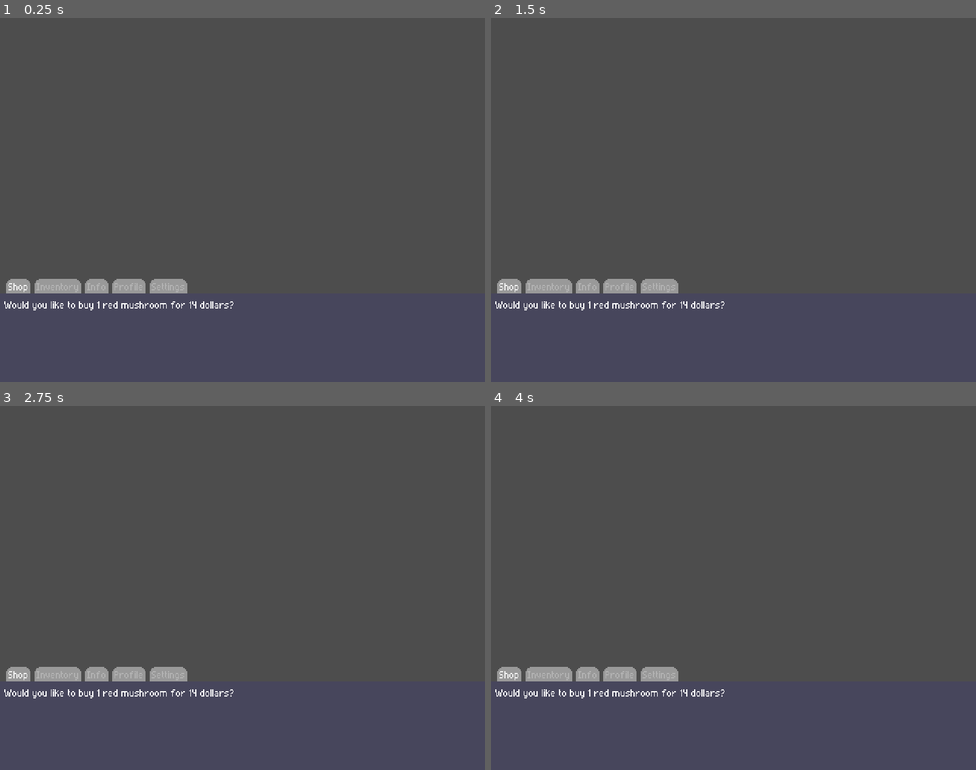
Above: before the commit, frames 1-4 (two rows, left to right).
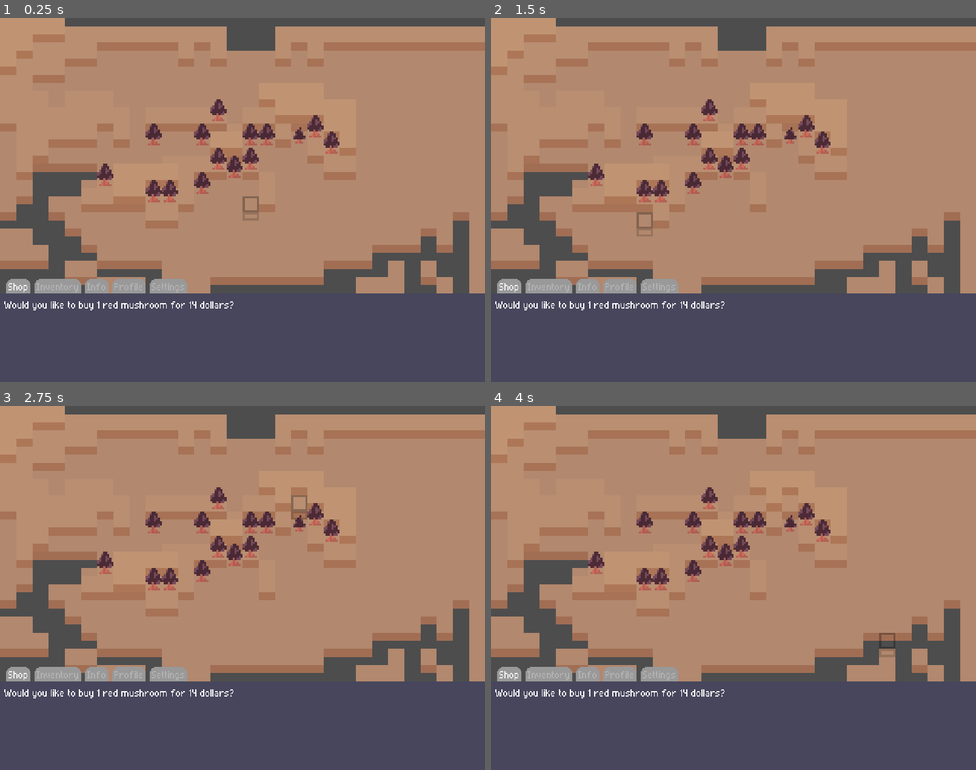
Above: after the commit, the same moments.

Repository: UHSGDC/Mushroom-Market
Game: Godot game, scene res://Main.tscn
The game is run twice, just before and just after one commit, with the same random seed, the same clock (stepped at 60 frames per second) and the same inputs.
Inputs (mouse positions are in pixels of both pictures, inside the frame that each line leads up to):
- Up to frame 1 (0.25 s): no input
- Up to frame 2 (1.5 s): tap Enter at 0.5 s; move the mouse to (840, 181) at 0.52 s; click (840, 181) at 0.6 s; right-click (840, 181) at 0.8 s; tap Space at 1.25 s; move the mouse to (636, 218) at 1.27 s; right-click (636, 218) at 1.35 s
- Up to frame 3 (2.75 s): click (145, 606) at 1.55 s; tap Enter at 2 s; move the mouse to (291, 507) at 2.02 s; click (291, 507) at 2.1 s; right-click (291, 507) at 2.3 s
- Up to frame 4 (4 s): tap Space at 2.75 s; move the mouse to (709, 660) at 2.77 s; right-click (709, 660) at 2.85 s; click (709, 660) at 3.05 s; tap Enter at 3.5 s; move the mouse to (879, 642) at 3.52 s; click (879, 642) at 3.6 s; right-click (879, 642) at 3.8 s

The runs differ from the first frame. In frame 1, 66% of the frame differs, in the area x 0-100%, y 0-76%; in frame 2, 66%; in frame 3, 66%; in frame 4, 66%.

Commit message:
Implemented inventory + working on tile placement

Diff:
--- a/Mushroom Market/Main.tscn
+++ b/Mushroom Market/Main.tscn
@@ -1,7 +1,7 @@
 [gd_scene load_steps=3 format=3 uid="uid://dt7wrchnkcgg7"]
 
-[ext_resource type="PackedScene" uid="uid://bs0h5lcmuv6fl" path="res://scenes/garden.tscn" id="1_w66gk"]
-[ext_resource type="PackedScene" uid="uid://cm8ygqjm7d1v0" path="res://scenes/Menus.tscn" id="2_mn65f"]
+[ext_resource type="PackedScene" uid="uid://b1r0b3dau4ln3" path="res://scenes/garden.tscn" id="1_w66gk"]
+[ext_resource type="PackedScene" uid="uid://cm8ygqjm7d1v0" path="res://scenes/menus.tscn" id="2_mn65f"]
 
 [node name="Main" type="Node"]
 
--- a/Mushroom Market/Scenes/Garden.tscn
+++ b/Mushroom Market/Scenes/Garden.tscn
@@ -1,25 +1,7 @@
-[gd_scene load_steps=7 format=3 uid="uid://bs0h5lcmuv6fl"]
+[gd_scene load_steps=3 format=3 uid="uid://b1r0b3dau4ln3"]
 
-[ext_resource type="Texture2D" uid="uid://d24o8itrjvslv" path="res://art/tile test.png" id="1_p71dd"]
-[ext_resource type="Texture2D" uid="uid://dirlr3k260oyk" path="res://art/mushroomtest.png" id="2_2rgho"]
-[ext_resource type="Script" path="res://scripts/tile_checker.gd" id="3_shgav"]
-
-[sub_resource type="TileSetAtlasSource" id="TileSetAtlasSource_rh562"]
-texture = ExtResource("1_p71dd")
-texture_region_size = Vector2i(8, 12)
-0:0/0 = 0
-0:0/0/texture_origin = Vector2i(0, -2)
-
-[sub_resource type="TileSetAtlasSource" id="TileSetAtlasSource_qeyjd"]
-texture = ExtResource("2_2rgho")
-texture_region_size = Vector2i(8, 12)
-0:0/0 = 0
-0:0/0/texture_origin = Vector2i(0, -2)
-
-[sub_resource type="TileSet" id="TileSet_aup41"]
-tile_size = Vector2i(8, 8)
-sources/3 = SubResource("TileSetAtlasSource_rh562")
-sources/4 = SubResource("TileSetAtlasSource_qeyjd")
+[ext_resource type="TileSet" uid="uid://cp5qk6fenyhap" path="res://garden_tileset.tres" id="1_tgygg"]
+[ext_resource type="Script" path="res://scripts/tile_manager.gd" id="3_83euq"]
 
 [node name="Garden" type="Node2D"]
 texture_filter = 1
@@ -27,38 +9,42 @@
 
 [node name="Layer1" type="TileMap" parent="."]
 modulate = Color(0.929412, 0.921569, 0.960784, 1)
-tile_set = SubResource("TileSet_aup41")
+tile_set = ExtResource("1_tgygg")
 cell_quadrant_size = 8
 format = 2
-layer_0/tile_data = PackedInt32Array(131072, 3, 0, 196608, 3 …(1173 unchanged characters)… 8761, 3, 0, 524297, 3, 0, 589833, 3, 0, 655369, 3, 0, 720905, 3, 0, 786441, 3, 0, 131082, 3, 0, 196618, 3, 0, 262154, 3, 0, 327690, 3, 0, 393226, 3, 0, 458762, 3, 0, 524298, 3, 0, 589834, 3, 0, 655370, 3, 0, 720906, 3, 0, 786442, 3, 0, 851978, 3, 0, 917514, 3, 0, 1048586, 3, 0, 131083, 3, 0, 196619, 3, 0, 262155, 3, 0, 327691, 3, 0, 393227, 3, 0, 458763, 3, 0, 524299, 3, 0, 589835, 3, 0, 655371, 3, 0, 720907, 3, 0, 786443, 3, 0, 8519 …(5399 unchanged characters)…
+layer_0/tile_data = PackedInt32Array(131072, 3, 0, 196608, 3 …(1173 unchanged characters)… 8761, 3, 0, 524297, 3, 0, 589833, 3, 0, 720905, 3, 0, 786441, 3, 0, 131082, 3, 0, 196618, 3, 0, 262154, 3, 0, 327690, 3, 0, 393226, 3, 0, 458762, 3, 0, 524298, 3, 0, 589834, 3, 0, 655370, 3, 0, 720906, 3, 0, 786442, 3, 0, 851978, 3, 0, 917514, 3, 0, 1048586, 3, 0, 131083, 3, 0, 196619, 3, 0, 262155, 3, 0, 327691, 3, 0, 393227, 3, 0, 458763, 3, 0, 524299, 3, 0, 589835, 3, 0, 720907, 3, 0, 786443, 3, 0, 8519 …(5399 unchanged characters)…
 
 [node name="Layer2" type="TileMap" parent="."]
 position = Vector2(0, -4)
-tile_set = SubResource("TileSet_aup41")
+tile_set = ExtResource("1_tgygg")
 cell_quadrant_size = 8
 format = 2
 layer_0/modulate = Color(0.964706, 0.960784, 0.980392, 1)
-layer_0/tile_data = PackedInt32Array(65536, 3, 0, 131072, 3, …(677 unchanged characters)… , 0, 65545, 3, 0, 393225, 3, 0, 458761, 4, 0, 655369, 3, 0, 720905, 3, 0, 786441, 3, 0, 65546, 3, 0, 393226, 3, 0, 589834, 3, 0, 655370, 3, 0, 720906, 3, 0, 786442, 3, 0, 65547, 3, 0, 131083, 3, 0, 393227, 3, 0, 589835, 3, 0, 655371, 3, 0, 720907, 3, 0, 65548, 3, 0, 393228, 3, 0, 458764, 4, 0, 589836, 3, 0, 655372, 4, 0, 65549, 3, 0, 131085, 3, 0, 393229, 3, 0, 524301, 3, 0, 589837, 3, 0, 458766, 3, 0, 524302, 3, 0, 589838, 4, 0, 393231, 3, 0, 458767, 4, 0, 589839, 3, 0, 393232, 3, 0, 458768, 4, 0, 655376, 3, 0, 720912, 3, 0, 65553, 3, 0, 131089, 3, 0, 393233, 3, 0, 458769, 3, 0, 65554, 3, 0, 393234, 3, 0, 458770, 4, 0, 65555, 3, 0, 131091, 3, 0, 393235,  …(261 unchanged characters)…
+layer_0/tile_data = PackedInt32Array(65536, 3, 0, 131072, 3, …(677 unchanged characters)… , 0, 65545, 3, 0, 393225, 3, 0, 458761, 131076, 0, 655369, 3, 0, 720905, 3, 0, 786441, 3, 0, 65546, 3, 0, 393226, 3, 0, 589834, 3, 0, 655370, 3, 0, 720906, 3, 0, 786442, 3, 0, 65547, 3, 0, 131083, 3, 0, 393227, 3, 0, 589835, 3, 0, 655371, 3, 0, 720907, 3, 0, 65548, 3, 0, 393228, 3, 0, 458764, 131076, 0, 589836, 3, 0, 655372, 131076, 0, 65549, 3, 0, 131085, 3, 0, 393229, 3, 0, 524301, 3, 0, 589837, 3, 0, 458766, 3, 0, 524302, 3, 0, 589838, 131076, 0, 393231, 3, 0, 458767, 131076, 0, 589839, 3, 0, 393232, 3, 0, 458768, 131076, 0, 655376, 3, 0, 720912, 3, 0, 65553, 3, 0, 131089, 3, 0, 393233, 3, 0, 458769, 3, 0, 65554, 3, 0, 393234, 3, 0, 458770, 65540, 0, 65555, 3, 0, 131091, 3, 0, 393235,  …(261 unchanged characters)…
 
 [node name="Layer3" type="TileMap" parent="."]
 position = Vector2(0, -8)
-tile_set = SubResource("TileSet_aup41")
+tile_set = ExtResource("1_tgygg")
 cell_quadrant_size = 8
 format = 2
-layer_0/tile_data = PackedInt32Array(65536, 3, 0, 131072, 3, …(221 unchanged characters)… 3, 0, 65538, 3, 0, 65539, 3, 0, 655366, 4, 0, 720903, 3, 0, 720904, 3, 0, 720905, 4, 0, 720906, 4, 0, 393229, 4, 0, 589837, 4, 0, 524302, 3, 0, 589839, 4, 0, 327696, 3, 0, 393233, 3, 0, 393234, 3, 0, 458771, 4, 0, 524308, 4, 0, 524309, 3, 0)
+layer_0/tile_data = PackedInt32Array(65536, 3, 0, 131072, 3, …(221 unchanged characters)… 3, 0, 65538, 3, 0, 65539, 3, 0, 655366, 131076, 0, 720903, 3, 0, 720904, 3, 0, 720905, 131076, 0, 720906, 131076, 0, 393229, 131076, 0, 589837, 131076, 0, 524302, 3, 0, 589839, 131076, 0, 327696, 3, 0, 393233, 3, 0, 393234, 3, 0, 458771, 131076, 0, 524308, 131076, 0, 524309, 3, 0)
 
-[node name="TileChecker" type="Node2D" parent="." node_paths=PackedStringArray("layers")]
-script = ExtResource("3_shgav")
+[node name="TileManager" type="Node2D" parent="." node_paths=PackedStringArray("layers")]
+script = ExtResource("3_83euq")
 layers = [NodePath("../Layer1"), NodePath("../Layer2"), NodePath("../Layer3")]
 
-[node name="Polygon2D" type="Polygon2D" parent="TileChecker"]
+[node name="Preview" type="Sprite2D" parent="TileManager"]
+show_behind_parent = true
+offset = Vector2(4, 6)
+
+[node name="Top" type="Polygon2D" parent="TileManager/Preview"]
 self_modulate = Color(1, 1, 1, 0.27451)
 color = Color(0, 0, 0, 1)
 invert_enabled = true
 invert_border = 1.0
 polygon = PackedVector2Array(1, 1, 7, 1, 7, 7, 1, 7)
 
-[node name="Polygon2D" type="Polygon2D" parent="TileChecker/Polygon2D"]
+[node name="Side" type="Polygon2D" parent="TileManager/Preview/Top"]
 self_modulate = Color(1, 1, 1, 0.164706)
 color = Color(0, 0, 0, 1)
 invert_enabled = true
--- a/Mushroom Market/Scenes/inventory.tscn
+++ b/Mushroom Market/Scenes/inventory.tscn
@@ -1,11 +1,10 @@
 [gd_scene load_steps=18 format=3 uid="uid://cig57j110r6n8"]
 
-[ext_resource type="Texture2D" uid="uid://dirlr3k260oyk" path="res://art/mushroomtest.png" id="1_l7sf2"]
+[ext_resource type="PackedScene" uid="uid://bcjg5cdb3fofh" path="res://scenes/inventory_item.tscn" id="1_cnmdk"]
+[ext_resource type="Script" path="res://scripts/inventory.gd" id="1_ktnng"]
 [ext_resource type="FontFile" uid="uid://b6vcrxacfghvx" path="res://pixelade.ttf" id="2_y150p"]
 [ext_resource type="Texture2D" uid="uid://b1tqu2qjibhs4" path="res://art/Checked.png" id="3_sa1sj"]
 [ext_resource type="Texture2D" uid="uid://dvcoor5xpi2t8" path="res://art/Unchecked.png" id="4_64ry3"]
-
-[sub_resource type="StyleBoxFlat" id="StyleBoxFlat_7vxf2"]
 
 [sub_resource type="StyleBoxEmpty" id="StyleBoxEmpty_by83x"]
 
@@ -35,53 +34,30 @@
 custom_minimum_size = Vector2(472, 80)
 split_offset = 150
 dragger_visibility = 1
+script = ExtResource("1_ktnng")
+ITEM_SCENE = ExtResource("1_cnmdk")
 
 [node name="ColorRect" type="ColorRect" parent="."]
 layout_mode = 2
 size_flags_horizontal = 3
 color = Color(0.709804, 0.737255, 1, 1)
 
-[node name="Items" type="ScrollContainer" parent="ColorRect"]
+[node name="ScrollContainer" type="ScrollContainer" parent="ColorRect"]
 layout_mode = 1
 anchors_preset = 15
 anchor_right = 1.0
 anchor_bottom = 1.0
-offset_left = 2.0
-offset_top = 2.0
+offset_left = 4.0
+offset_top = 4.0
+offset_right = -4.0
 grow_horizontal = 2
 grow_vertical = 2
 size_flags_horizontal = 3
 
-[node name="GridContainer" type="GridContainer" parent="ColorRect/Items"]
+[node name="ItemContainer" type="GridContainer" parent="ColorRect/ScrollContainer"]
 layout_mode = 2
 size_flags_horizontal = 3
-columns = 9
-
-[node name="Item" type="PanelContainer" parent="ColorRect/Items/GridContainer"]
-texture_filter = 5
-custom_minimum_size = Vector2(36, 36)
-layout_mode = 2
-theme_override_styles/panel = SubResource("StyleBoxFlat_7vxf2")
-
-[node name="Icon" type="TextureRect" parent="ColorRect/Items/GridContainer/Item"]
-custom_minimum_size = Vector2(24, 24)
-layout_mode = 2
-size_flags_horizontal = 4
-size_flags_vertical = 4
-texture = ExtResource("1_l7sf2")
-expand_mode = 1
-stretch_mode = 5
-
-[node name="Label" type="Label" parent="ColorRect/Items/GridContainer/Item"]
-custom_minimum_size = Vector2(15, 0)
-layout_mode = 2
-size_flags_horizontal = 8
-size_flags_vertical = 8
-theme_override_fonts/font = ExtResource("2_y150p")
-theme_override_font_sizes/font_size = 13
-text = "x10"
-horizontal_alignment = 2
-vertical_alignment = 2
+columns = 7
 
 [node name="Filters" type="VBoxContainer" parent="."]
 layout_mode = 2
--- /dev/null
+++ b/Mushroom Market/garden_tileset.tres
@@ -0,0 +1,37 @@
+[gd_resource type="TileSet" load_steps=7 format=3 uid="uid://cp5qk6fenyhap"]
+
+[ext_resource type="Texture2D" uid="uid://ttnuae65oevc" path="res://art/Composter.png" id="1_76cb6"]
+[ext_resource type="Texture2D" uid="uid://d24o8itrjvslv" path="res://art/tile test.png" id="2_wnq7t"]
+[ext_resource type="Texture2D" uid="uid://dktchb5xuawvs" path="res://art/PurpleMushroom.png" id="3_cm3p0"]
+
+[sub_resource type="TileSetAtlasSource" id="TileSetAtlasSource_0doh6"]
+texture = ExtResource("1_76cb6")
+texture_region_size = Vector2i(8, 12)
+1:0/0 = 0
+1:0/0/texture_origin = Vector2i(0, -2)
+0:0/0 = 0
+0:0/0/texture_origin = Vector2i(0, -2)
+2:0/0 = 0
+2:0/0/texture_origin = Vector2i(0, -2)
+
+[sub_resource type="TileSetAtlasSource" id="TileSetAtlasSource_rh562"]
+texture = ExtResource("2_wnq7t")
+texture_region_size = Vector2i(8, 12)
+0:0/0 = 0
+0:0/0/texture_origin = Vector2i(0, -2)
+
+[sub_resource type="TileSetAtlasSource" id="TileSetAtlasSource_qeyjd"]
+texture = ExtResource("3_cm3p0")
+texture_region_size = Vector2i(8, 12)
+0:0/0 = 0
+0:0/0/texture_origin = Vector2i(0, -2)
+1:0/0 = 0
+1:0/0/texture_origin = Vector2i(0, -2)
+2:0/0 = 0
+2:0/0/texture_origin = Vector2i(0, -2)
+
+[resource]
+tile_size = Vector2i(8, 8)
+sources/3 = SubResource("TileSetAtlasSource_rh562")
+sources/4 = SubResource("TileSetAtlasSource_qeyjd")
+sources/2 = SubResource("TileSetAtlasSource_0doh6")
--- /dev/null
+++ b/Mushroom Market/items/composter.tres
@@ -0,0 +1,12 @@
+[gd_resource type="Resource" script_class="ItemData" load_steps=3 format=3 uid="uid://h80evgomro41"]
+
+[ext_resource type="Texture2D" uid="uid://ttnuae65oevc" path="res://art/Composter.png" id="1_3ups8"]
+[ext_resource type="Script" path="res://scripts/item_data.gd" id="2_oowl5"]
+
+[resource]
+script = ExtResource("2_oowl5")
+name = "Composter"
+id = 11
+use_mode = 1
+raw_texture = ExtResource("1_3ups8")
+tile_id = 2
--- /dev/null
+++ b/Mushroom Market/items/dirt.tres
@@ -0,0 +1,12 @@
+[gd_resource type="Resource" script_class="ItemData" load_steps=3 format=3 uid="uid://b4ytxcyueebbe"]
+
+[ext_resource type="Script" path="res://scripts/item_data.gd" id="1_i76mx"]
+[ext_resource type="Texture2D" uid="uid://d24o8itrjvslv" path="res://art/tile test.png" id="1_pjucw"]
+
+[resource]
+script = ExtResource("1_i76mx")
+name = "Dirt"
+id = 60
+use_mode = 1
+raw_texture = ExtResource("1_pjucw")
+tile_id = 3
--- /dev/null
+++ b/Mushroom Market/items/mushroom.tres
@@ -0,0 +1,12 @@
+[gd_resource type="Resource" script_class="MushroomData" load_steps=3 format=3 uid="uid://c4y8wwb7jmtnf"]
+
+[ext_resource type="Texture2D" uid="uid://dktchb5xuawvs" path="res://art/PurpleMushroom.png" id="1_3may3"]
+[ext_resource type="Script" path="res://scripts/mushroom_data.gd" id="1_7jgoh"]
+
+[resource]
+script = ExtResource("1_7jgoh")
+name = "Mushroom"
+id = 70
+use_mode = 1
+raw_texture = ExtResource("1_3may3")
+tile_id = 4
--- a/Mushroom Market/project.godot
+++ b/Mushroom Market/project.godot
@@ -15,6 +15,11 @@
 run/main_scene="res://main.tscn"
 config/features=PackedStringArray("4.1", "Forward Plus")
 config/icon="res://icon.svg"
+
+[autoload]
+
+Items="*res://scripts/items.gd"
+Global="*res://scripts/global.gd"
 
 [debug]
 
--- /dev/null
+++ b/Mushroom Market/scenes/inventory_item.tscn
@@ -0,0 +1,60 @@
+[gd_scene load_steps=6 format=3 uid="uid://bcjg5cdb3fofh"]
+
+[ext_resource type="Script" path="res://scripts/inventory_item.gd" id="1_rsf1t"]
+[ext_resource type="FontFile" uid="uid://b6vcrxacfghvx" path="res://pixelade.ttf" id="2_jc6ta"]
+
+[sub_resource type="StyleBoxFlat" id="StyleBoxFlat_7vxf2"]
+border_color = Color(0.435294, 0.435294, 0.435294, 1)
+anti_aliasing = false
+
+[sub_resource type="CompressedTexture2D" id="CompressedTexture2D_twsrj"]
+
+[sub_resource type="StyleBoxFlat" id="StyleBoxFlat_14tmu"]
+bg_color = Color(0.6, 0.6, 0.6, 0)
+border_width_left = 2
+border_width_top = 2
+border_width_right = 2
+border_width_bottom = 2
+border_color = Color(0.8, 0.8, 0.458824, 1)
+
+[node name="Item" type="PanelContainer"]
+texture_filter = 5
+custom_minimum_size = Vector2(48, 48)
+theme_override_styles/panel = SubResource("StyleBoxFlat_7vxf2")
+script = ExtResource("1_rsf1t")
+
+[node name="Icon" type="TextureRect" parent="."]
+custom_minimum_size = Vector2(36, 36)
+layout_mode = 2
+size_flags_horizontal = 4
+size_flags_vertical = 4
+mouse_filter = 2
+texture = SubResource("CompressedTexture2D_twsrj")
+expand_mode = 1
+stretch_mode = 5
+
+[node name="Count" type="Label" parent="."]
+custom_minimum_size = Vector2(15, 0)
+layout_mode = 2
+size_flags_horizontal = 8
+size_flags_vertical = 8
+theme_override_fonts/font = ExtResource("2_jc6ta")
+theme_override_font_sizes/font_size = 13
+text = "10"
+horizontal_alignment = 1
+vertical_alignment = 2
+
+[node name="Hovered" type="ColorRect" parent="."]
+visible = false
+layout_mode = 2
+mouse_filter = 2
+color = Color(0, 0, 0, 0.462745)
+
+[node name="Selected" type="Panel" parent="."]
+visible = false
+layout_mode = 2
+mouse_filter = 2
+theme_override_styles/panel = SubResource("StyleBoxFlat_14tmu")
+
+[connection signal="mouse_entered" from="." to="." method="_on_mouse_entered"]
+[connection signal="mouse_exited" from="." to="." method="_on_mouse_exited"]
--- /dev/null
+++ b/Mushroom Market/scripts/global.gd
@@ -0,0 +1,3 @@
+extends Node
+
+signal item_selected(item: Items.ID)
--- /dev/null
+++ b/Mushroom Market/scripts/inventory.gd
@@ -0,0 +1,26 @@
+extends HSplitContainer
+class_name Inventory
+
+@export var ITEM_SCENE: PackedScene
+
+@onready var ITEM_CONTAINER = $ColorRect/ScrollContainer/ItemContainer
+
+func _ready() -> void:
+	add_items(Items.ID.DIRT, 1)
+	add_items(Items.ID.MUSHROOM, 2)
+	add_items(Items.ID.COMPOSTER, 3)
+
+
+func add_items(id: Items.ID, count: int) -> void:
+	for item in ITEM_CONTAINER.get_children():
+		if id == item.id:
+			item.count += count
+			return
+
+	_new_item(id, count)
+
+
+func _new_item(id: Items.ID, count: int) -> void:
+	var item: InventoryItem = ITEM_SCENE.instantiate()
+	ITEM_CONTAINER.add_child(item)
+	item.initiliaze(id, count)
--- /dev/null
+++ b/Mushroom Market/scripts/inventory_item.gd
@@ -0,0 +1,51 @@
+extends PanelContainer
+class_name InventoryItem
+
+var count: int = 0:
+	set(value):
+		count = value
+		$Count.text = "x" + str(value)
+		visible = count > 0
+
+var id: Items.ID
+var item_data: ItemData
+
+var hovering: bool = false
+
+
+func _ready() -> void:
+	Global.item_selected.connect(_on_item_selected)
+
+
+func _input(event: InputEvent) -> void:
+	if (
+		event is InputEventMouseButton and event.button_index == MOUSE_BUTTON_LEFT
+		and event.pressed and hovering
+	):
+		$Selected.visible = !$Selected.visible
+		if $Selected.visible:
+			Global.item_selected.emit(id)
+		else:
+			Global.item_selected.emit(-1)
+
+
+func _on_mouse_entered() -> void:
+	hovering = true
+	$Hovered.show()
+
+
+func _on_mouse_exited() -> void:
+	hovering = false
+	$Hovered.hide()
+
+
+func _on_item_selected(item: Items.ID) -> void:
+	if id != item:
+		$Selected.hide()
+
+
+func initiliaze(item: Items.ID, _count: int) -> void:
+	id = item
+	item_data = Items.get_item_data(item)
+	$Icon.texture = item_data.item_texture
+	count = _count
--- /dev/null
+++ b/Mushroom Market/scripts/item_data.gd
@@ -0,0 +1,20 @@
+extends Resource
+
+class_name ItemData
+
+@export var name: String
+@export var id: Items.ID
+@export var use_mode: Items.Use
+@export var raw_texture: Texture : set = _set_raw_texture
+
+var item_texture: AtlasTexture = AtlasTexture.new()
+var place_texture: AtlasTexture = AtlasTexture.new()
+
+@export var tile_id: int
+
+
+func _set_raw_texture(value: Texture) -> void:
+	raw_texture = value
+	place_texture.atlas = value
+	place_texture.region = Rect2(0, 0, 8, 12)
+	item_texture = place_texture.duplicate()
--- /dev/null
+++ b/Mushroom Market/scripts/items.gd
@@ -0,0 +1,40 @@
+extends Node
+
+enum Use {
+	REPLACE_WHOLE,
+	PLACE_WHOLE,
+	USE,
+}
+
+
+enum ID {
+	CAULDRON = 10, # 10 - 19 is reserved for crafting items
+	COMPOSTER,
+	FERMENTER,
+	LIGHT = 20, # 20 - 29 is reserved for lights and lamps
+	KEY = 30, # 30 - 39 is reserved for misc. items
+	MUSHROOM_FOOD,
+	CRATE = 40, # 40 - 49 is for all misc. whole tiles
+	GRAVEL_PATH = 50, # 50 - 59 is reserved for path tiles
+	STONE_PATH,
+	DIRT = 60, # 60 - 69 is reserved for dirt and soil tiles
+	NUTRITIOUS_SOIL,
+	MUSHROOM = 70, # 70-89 is reserved for mushrooms
+}
+
+var item_data: Array[ItemData] = [
+	preload("res://items/dirt.tres"),
+	preload("res://items/mushroom.tres"),
+	preload("res://items/composter.tres"),
+]
+
+func get_item_data(id: ID) -> ItemData:
+	if id < 0:
+		return null
+
+	for item in item_data:
+		if item.id == id:
+			return item
+
+	assert(false, "ItemData for id: " + str(id) + " not found")
+	return null
--- /dev/null
+++ b/Mushroom Market/scripts/mushroom_data.gd
@@ -0,0 +1,4 @@
+extends ItemData
+
+# This class is for the extra mushroom info like light, adjacency,
+class_name MushroomData
--- a/Mushroom Market/scripts/tile_checker.gd
+++ b/Mushroom Market/scripts/tile_manager.gd
@@ -1,8 +1,9 @@
 extends Node2D
-class_name TileChecker
+class_name TileManager
 
 @export var layers: Array[TileMap]
 
+var tile: ItemData = null
 var _layer_index: int
 var _current_tile: Vector2i
 
@@ -12,6 +13,7 @@
 
 func _ready() -> void:
 	_layers_reversed.reverse()
+	Global.item_selected.connect(_on_item_selected)
 
 
 func _process(delta: float) -> void:
@@ -22,20 +24,25 @@
 		delete_tile_at_mouse(_layer_index, layers.duplicate())
 
 
-func place_tile_at_mouse(index: int, layer_list: Array[TileMap]) -> void:
-	var layer := layer_list[index]
+func _on_item_selected(item: Items.ID) -> void:
+	tile = Items.get_item_data(item)
+	$Preview.texture = tile.place_texture if tile != null else null
+
+
+func place_tile_at_mouse(layer_index: int, layer_list: Array[TileMap]) -> void:
+	var layer := layer_list[layer_index]
 	if layer.get_cell_source_id(0, _current_tile) == -1:
 		layer.set_cell(0, _current_tile, 3, Vector2i(0, 0))
 		return
 
-	if index + 1 >= layer_list.size():
+	if layer_index + 1 >= layer_list.size():
 		return
-	var layer_above := layer_list[index + 1]
+	var layer_above := layer_list[layer_index + 1]
 	layer_above.set_cell(0, _current_tile, 3, Vector2i(0, 0))
 
 
-func delete_tile_at_mouse(index: int, layer_list: Array[TileMap]) -> void:
-	var layer := layer_list[index]
+func delete_tile_at_mouse(layer_index: int, layer_list: Array[TileMap]) -> void:
+	var layer := layer_list[layer_index]
 
 	layer.set_cell(0, _current_tile, -1)
 
@@ -56,7 +63,7 @@
 			continue
 
 		var offset := Vector2i.UP * (tile_size / 2 * (layer_list.size() - i - 1))
-		$Polygon2D.global_position = _current_tile * tile_size + offset
+		$Preview.global_position = _current_tile * tile_size + offset
 		return layer_list.size() - 1 - i
 
 	return 0
Not shown: 1 places in Mushroom Market/Scenes/Menus.tscn that only renumber resources
